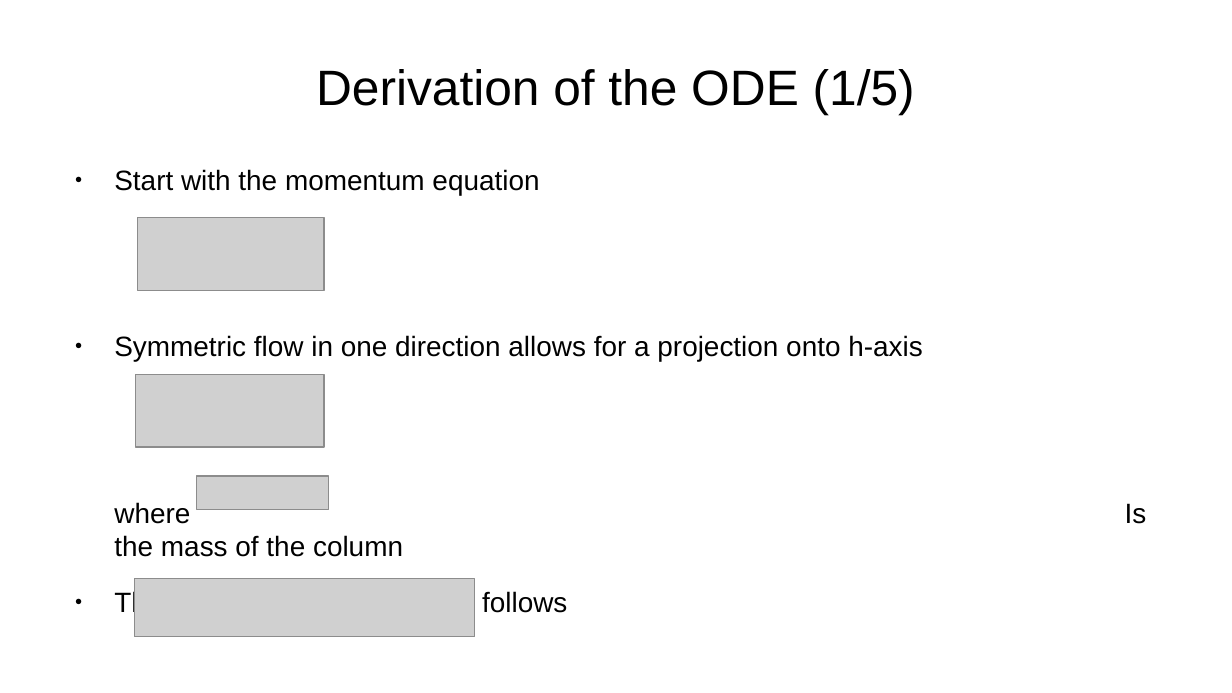
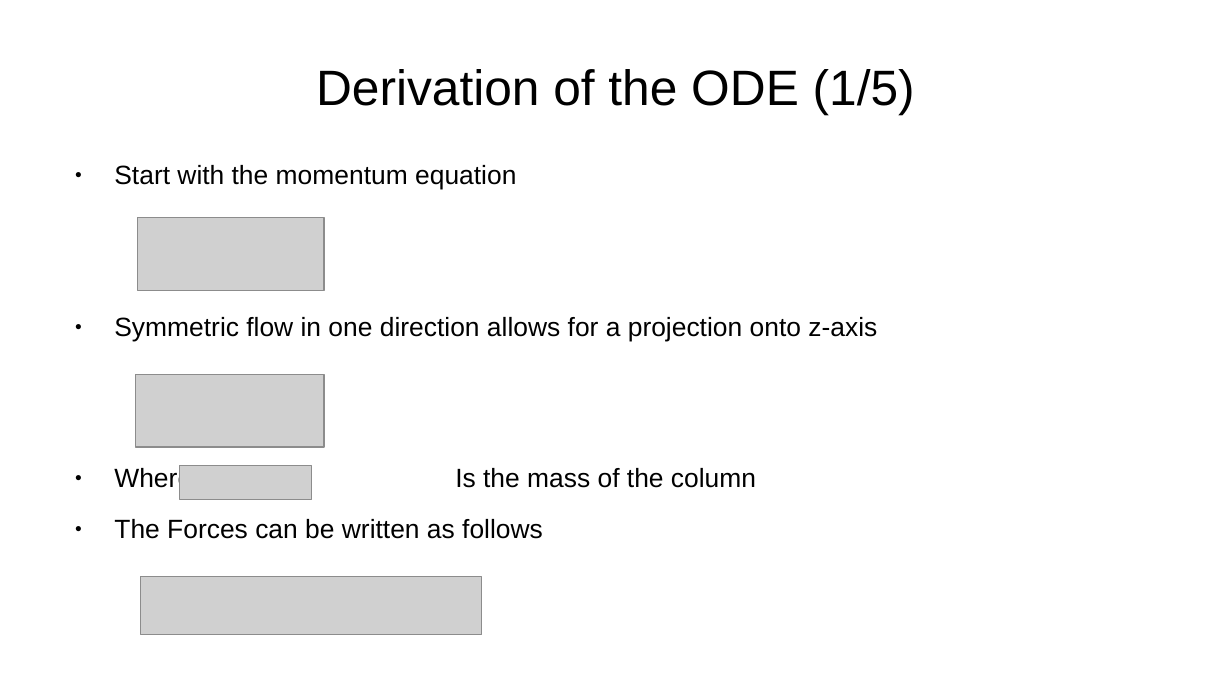
Before and after one commit to ManuelRatz/ratzVKI, a slide deck: slide 4 of Slides/equation_derivation.odp. Drawn at 1232x693 pixels with LibreOffice and Linux fonts; fonts in the diff are those of the drawing; grey boxes stand for pictures. Boxes give left, top, right and bottom in pixels: in the first picture for what was removed or moved away, otherwise in the second. Text is boxed around its words. In the diff, an @@ line names an element or a change of style, - is before the commit and + after.

```diff
--- a/Slides/equation_derivation.odp
+++ b/Slides/equation_derivation.odp
@@ text at [114, 165, 543, 539]: size 18 to 17 pt in "Start with the momentum equation", "The Forces can be written as follows"; indent changed; line spacing 1 to 0.9 @@
@@ text at [114, 317, 877, 493]: text changed; size 18 to 17 pt @@
-● Symmetric flow in one direction allows for a projection onto h-axis
-where Is the mass of the column
+● Symmetric flow in one direction allows for a projection onto z-axis
+● Where Is the mass of the column
@@ picture: place and size @@
-picture at [197, 476, 329, 510]
+picture at [179, 466, 311, 500]
@@ picture: place and size @@
-picture at [134, 579, 475, 637]
+picture at [141, 577, 482, 635]
```
Also in this commit, not shown: 7 other slides changed, 3 other files.
